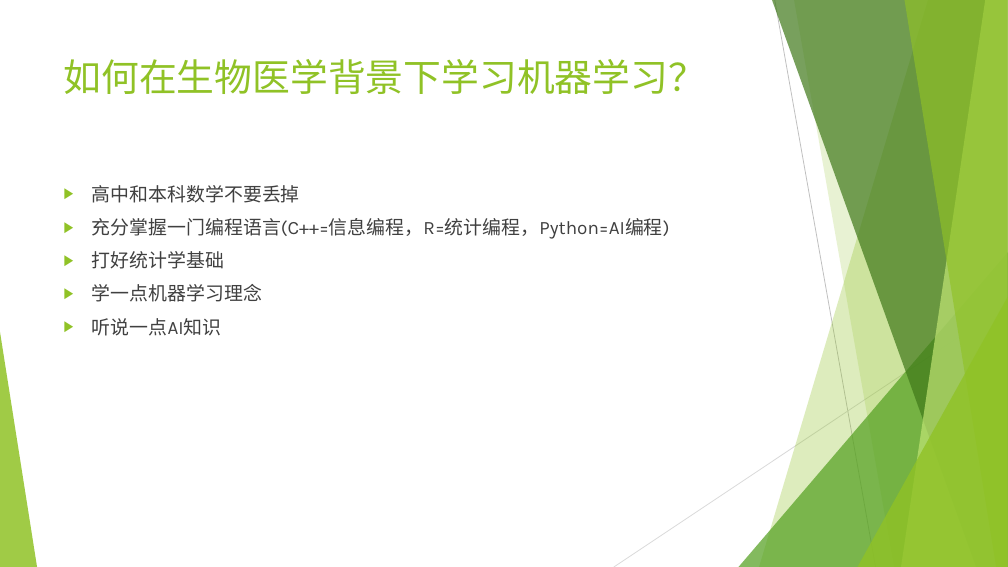
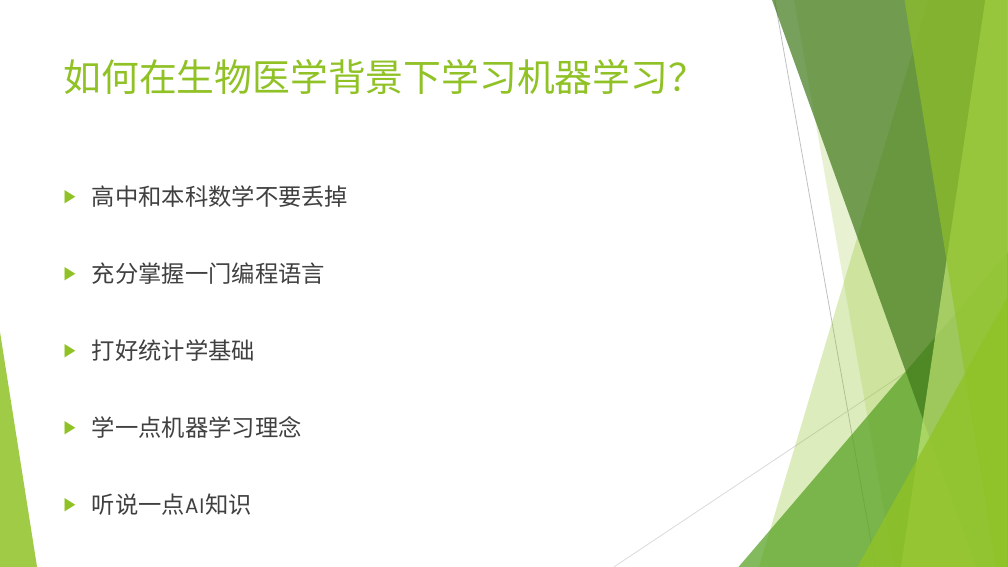
Before and after one commit to wangyi-fudan/BIOL130173, a slide deck: slide 6 of 0_why_and_how.pptx (slide 3 before the commit). Drawn at 1008x567 pixels with LibreOffice and Linux fonts; fonts in the diff are those of the drawing. Boxes give left, top, right and bottom in pixels: in the first picture for what was removed or moved away, otherwise in the second. Text is boxed around its words. In the diff, an @@ line names an element or a change of style, - is before the commit and + after.

```diff
--- a/0_why_and_how.pptx
+++ b/0_why_and_how.pptx
@@ text at [92,185,348,515]: size 18 to 22.2 pt in "高中和本科数学不要丢掉", "打好统计学基础", "学一点机器学习理念", "听说一点AI知识" @@
@@ text at [92,262,325,284]: text changed; size 18 to 22.2 pt @@
-▶ 充分掌握一门编程语言(C++=信息编程，R=统计编程，Python=AI编程)
+▶ 充分掌握一门编程语言
```
Also in this commit, not shown: 1 other slide changed, 3 slides added.
